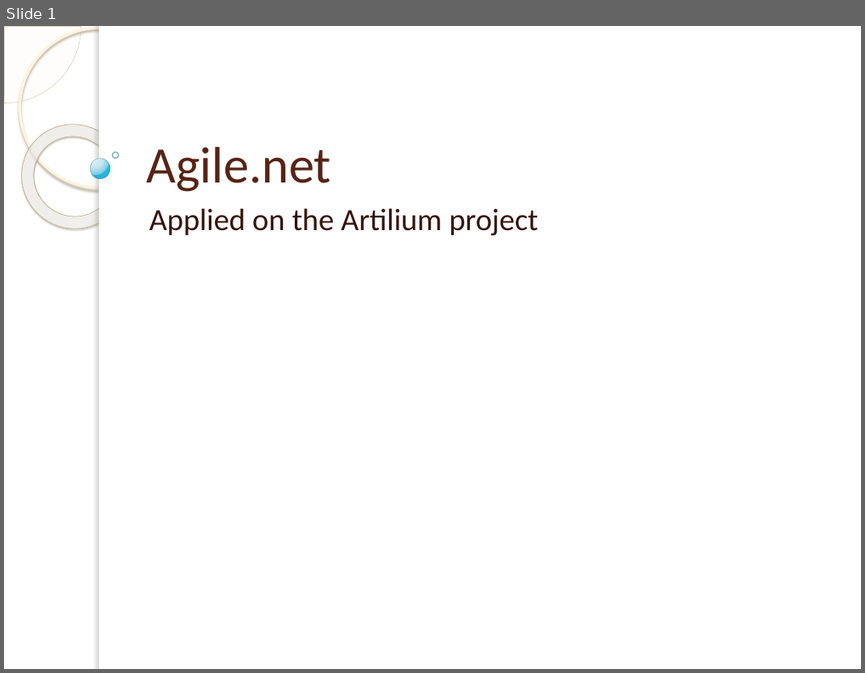
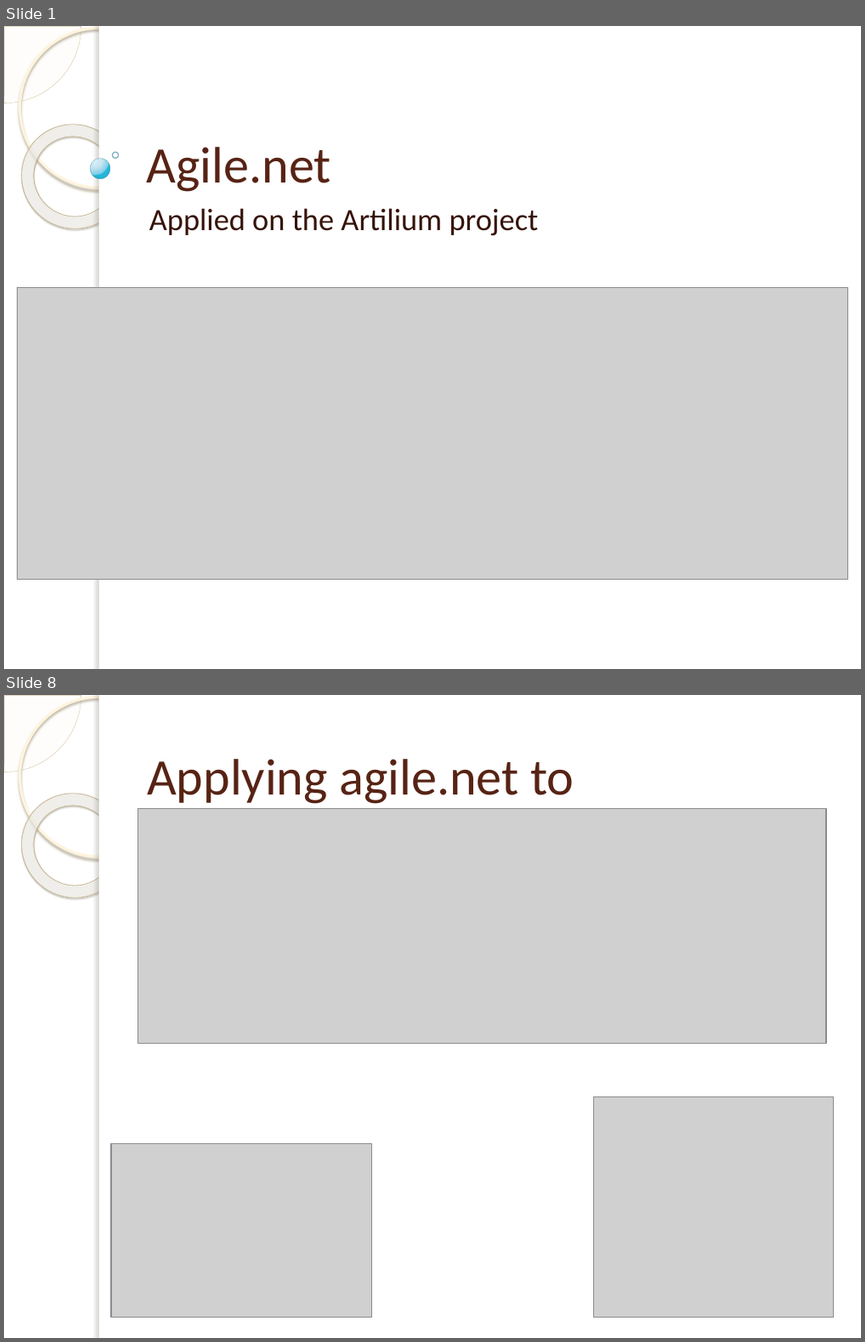
Before and after one commit to michelgrootjans/foresee, a slide deck: Agile.net/Agile.net.pptx. Shown one above the other, each under a label of ours: slide 1 before the commit, slides 1 and 8 after it; the slides between them are not shown. The pictures are 865x673 and 865x1342 pixels, drawn with LibreOffice and Linux fonts; fonts in the diff are those of the drawing; grey boxes stand for pictures; background and template pictures are left out. Boxes give left, top, right and bottom in pixels: in the first picture for what was removed or moved away, otherwise in the second. Text is boxed around its words. In the diff, an @@ line names an element or a change of style, - is before the commit and + after.

```diff
--- a/Agile.net/Agile.net.pptx
+++ b/Agile.net/Agile.net.pptx
@@ slide 8 added at (x1=4, y1=695, x2=861, y2=1338), background picture (left out); not listed: 5 template elements that a slide beside it also shows @@
@@ title added at (x1=147, y1=759, x2=574, y2=804), 43 pt, text #572314 @@
+Applying agile.net to
@@ picture added at (x1=137, y1=809, x2=826, y2=1043) @@
@@ picture added at (x1=594, y1=1097, x2=834, y2=1317) @@
@@ picture added at (x1=111, y1=1143, x2=371, y2=1316) @@
@@ slide 1 changed as well @@
@@ picture added at (x1=18, y1=287, x2=848, y2=579) @@
```
Also in this commit, not shown: 5 other slides changed, 11 other slides added, 4 slides removed, 10 other files.
